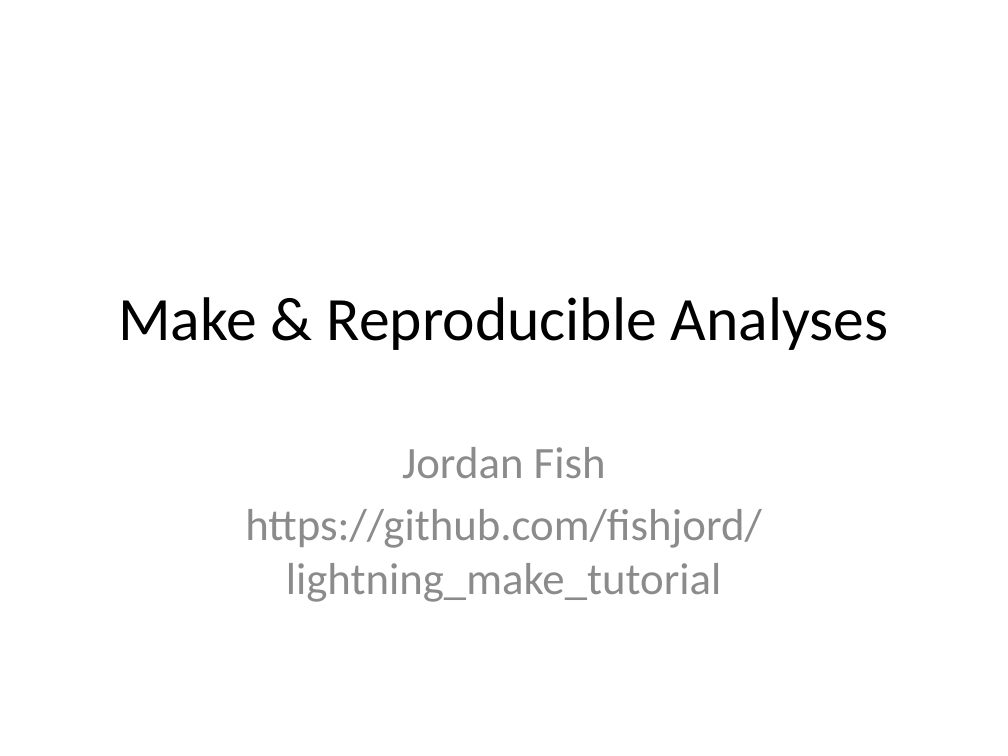
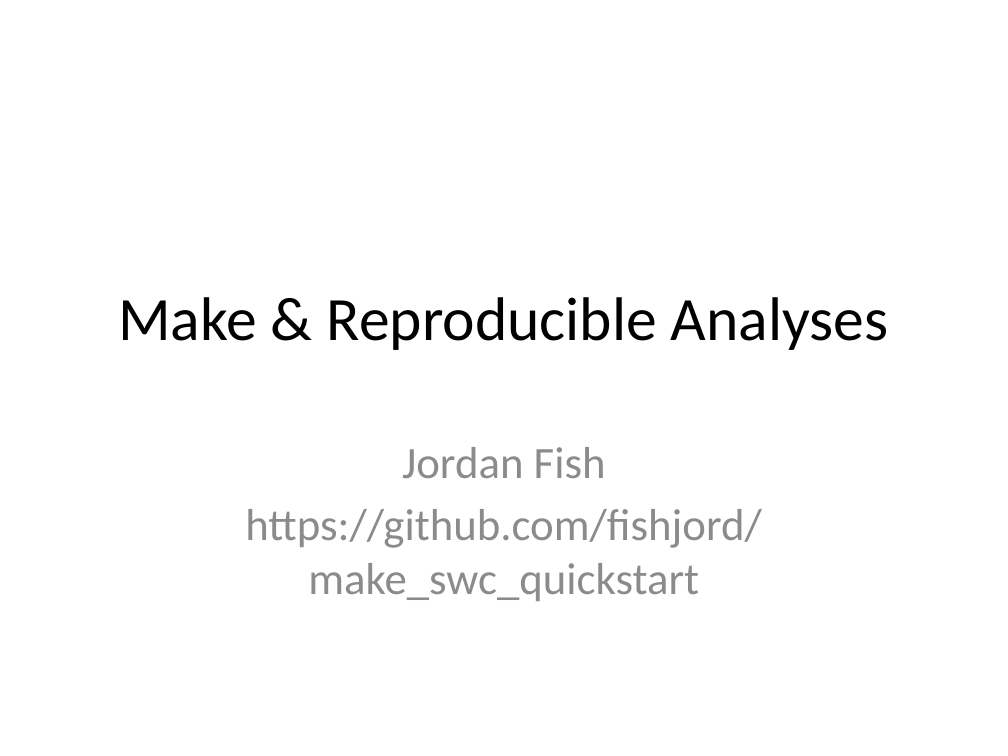
Before and after one commit to fishjord/make_swc_quickstart, a slide deck: slide 1 of make_swc_quickstart.pptx. Drawn at 1008x756 pixels with LibreOffice and Linux fonts; fonts in the diff are those of the drawing. Boxes give left, top, right and bottom in pixels: in the first picture for what was removed or moved away, otherwise in the second. Text is boxed around its words. In the diff, an @@ line names an element or a change of style, - is before the commit and + after.

Commit message:
Added a second question and fixed the link in the power point presentation

```diff
--- a/make_swc_quickstart.pptx
+++ b/make_swc_quickstart.pptx
@@ subtitle at box(245, 509, 762, 601): text changed @@
-https://github.com/fishjord/lightning_make_tutorial
+https://github.com/fishjord/make_swc_quickstart
```
Also in this commit, not shown: 1 other file.
